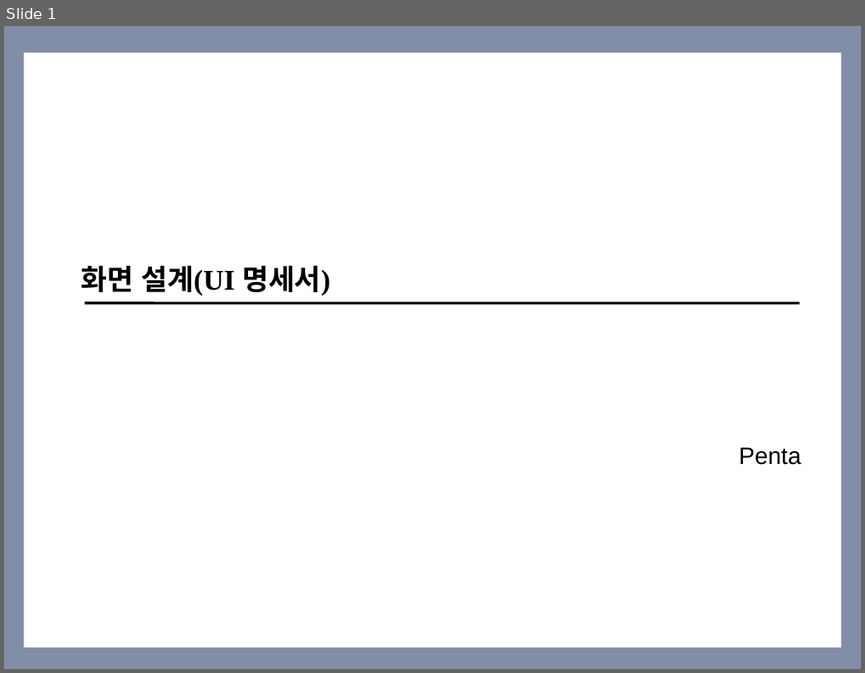
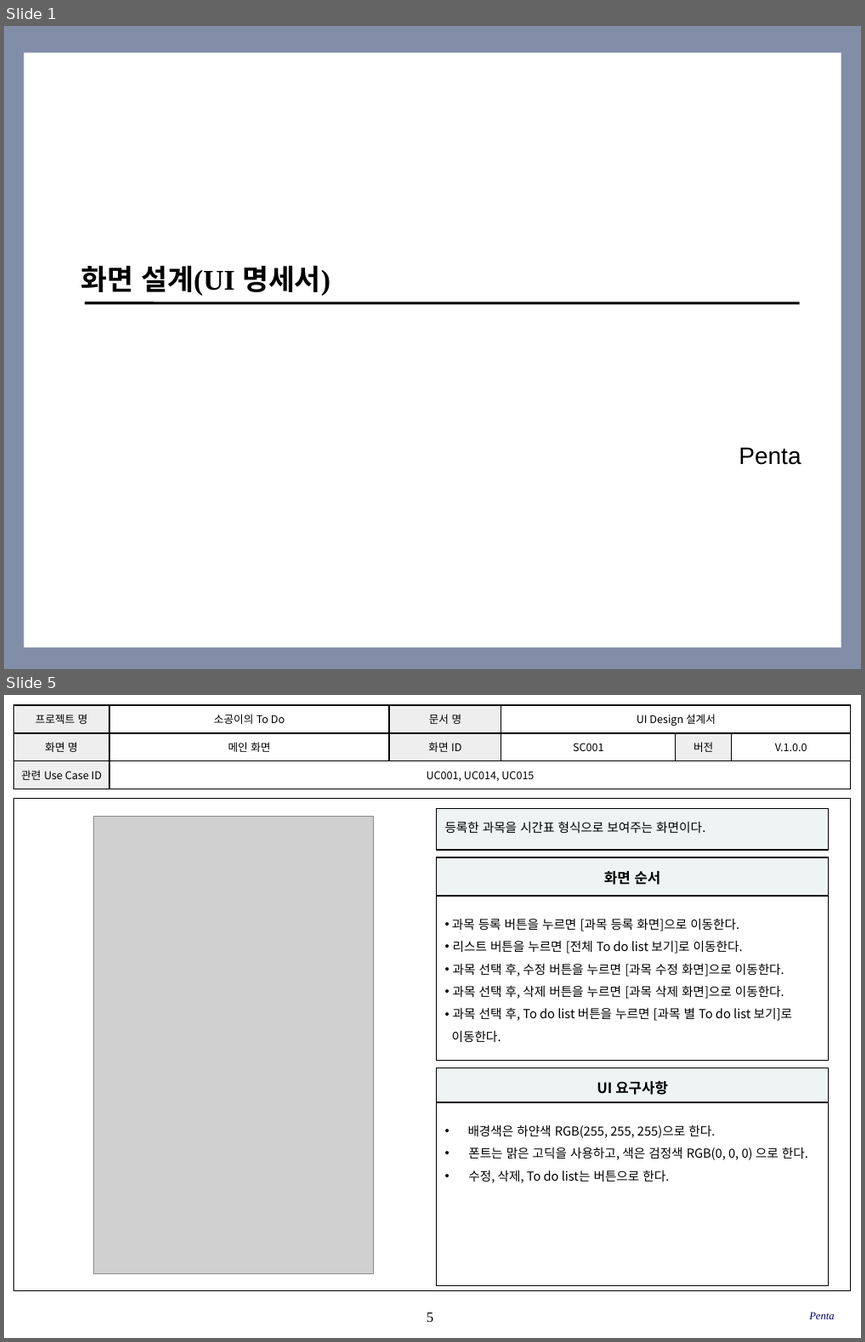
Before and after one commit to SE-admin/SE2017_5_mixharmony, a slide deck: doc/3_ 설계서/UI Design_05_penta.pptx. Shown one above the other, each under a label of ours: slide 1 before the commit, slides 1 and 5 after it; the slides between them are not shown. The pictures are 865x673 and 865x1342 pixels, drawn with LibreOffice and Linux fonts; fonts in the diff are those of the drawing; grey boxes stand for pictures; background and template pictures are left out. Boxes give left, top, right and bottom in pixels: in the first picture for what was removed or moved away, otherwise in the second. Text is boxed around its words. In the diff, an @@ line names an element or a change of style, - is before the commit and + after.

Commit message:
UI Design/ System Map 추가, System Process 수정, UI 명세 수정

```diff
--- a/doc/3_ 설계서/UI Design_05_penta.pptx
+++ b/doc/3_ 설계서/UI Design_05_penta.pptx
@@ slide 5 added at <box>4,695,861,1338</box>, background #FFFFFF @@
@@ table added at <box>13,705,850,789</box>, 3 rows, 6 columns @@
+프로젝트 명 | 소공이의 To Do | 문서 명 | UI Design 설계서 |  | 
+화면 명 | 메인 화면 | 화면 ID | SC001 | 버전 | V.1.0.0
+관련 Use Case ID | UC001, UC014, UC015 |  |  |  | 
@@ rectangle added at <box>13,798,851,1291</box>, outline #000000 0.75 pt @@
@@ picture added at <box>94,817,374,1273</box> @@
@@ rectangle added at <box>437,808,829,849</box>, fill #EEF4F4, outline #000000 1 pt, 10.5 pt, text #000000 @@
+등록한 과목을 시간표 형식으로 보여주는 화면이다.
@@ rectangle added at <box>437,857,829,902</box>, fill #EEF4F4, outline #000000 1 pt, 12 pt, text #000000, bold @@
+화면 순서
@@ rectangle added at <box>437,896,829,1060</box>, fill #FFFFFF, outline #000000 1 pt, 10.5 pt, text #000000 @@
+• 과목 등록 버튼을 누르면 [과목 등록 화면]으로 이동한다.
+• 리스트 버튼을 누르면 [전체 To do list 보기]로 이동한다.
+• 과목 선택 후, 수정 버튼을 누르면 [과목 수정 화면]으로 이동한다.
+• 과목 선택 후, 삭제 버튼을 누르면 [과목 삭제 화면]으로 이동한다.
+• 과목 선택 후, To do list 버튼을 누르면 [과목 별 To do list 보기]로
+이동한다.
@@ rectangle added at <box>437,1067,829,1102</box>, fill #EEF4F4, outline #000000 1 pt, 12 pt, text #000000, bold @@
+UI 요구사항
@@ rectangle added at <box>437,1102,829,1286</box>, fill #FFFFFF, outline #000000 1 pt, 10.5 pt, text #000000 @@
+• 배경색은 하얀색 RGB(255, 255, 255)으로 한다.
+• 폰트는 맑은 고딕을 사용하고, 색은 검정색 RGB(0, 0, 0) 으로 한다.
+• 수정, 삭제, To do list는 버튼으로 한다.
@@ page number added at <box>426,1312,433,1321</box>, 12 pt, text #000000 @@
+5
@@ text added at <box>809,1311,834,1319</box>, 9 pt, text #000066, italic @@
+Penta
```
Also in this commit, not shown: 13 slides changed, 19 other slides added.
